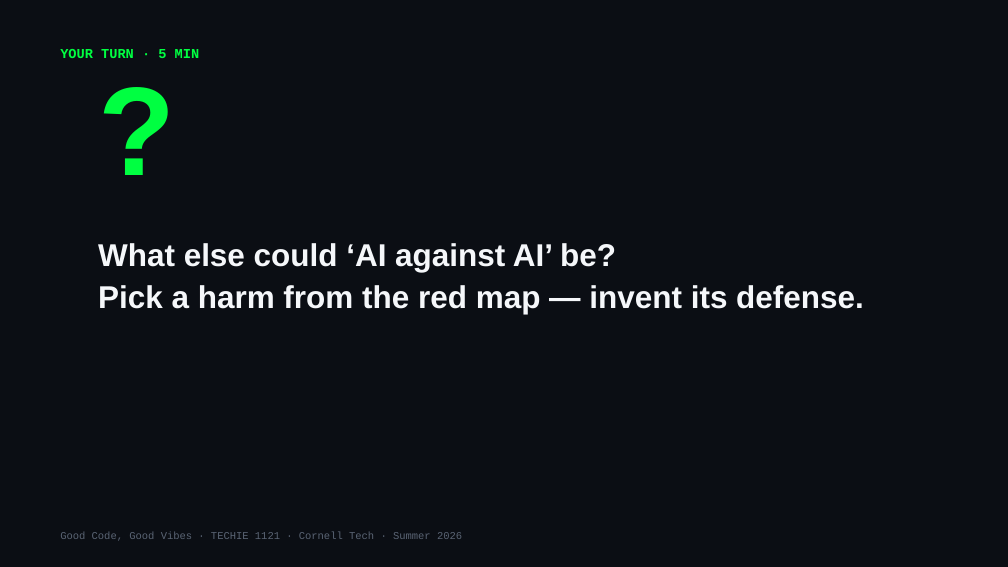
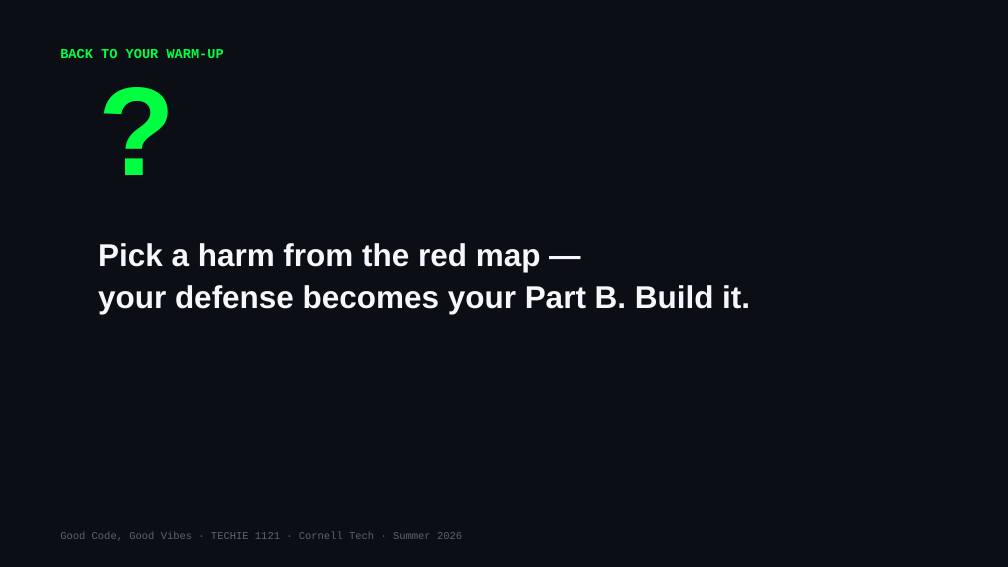
Before and after one commit to Cornell-Tech-Vibe-Coding-Summer-2026/website, a slide deck: slide 21 of slides/Week2-Wed-AI-Against-AI.pptx (slide 15 before the commit). Drawn at 1008x567 pixels with LibreOffice and Linux fonts; fonts in the diff are those of the drawing. Boxes give left, top, right and bottom in pixels: in the first picture for what was removed or moved away, otherwise in the second. Text is boxed around its words. In the diff, an @@ line names an element or a change of style, - is before the commit and + after.

```diff
--- a/slides/Week2-Wed-AI-Against-AI.pptx
+++ b/slides/Week2-Wed-AI-Against-AI.pptx
@@ text at [60, 49, 224, 58]: text changed @@
-YOUR TURN · 5 MIN
+BACK TO YOUR WARM-UP
@@ text at [98, 243, 750, 314]: text changed @@
-What else could ‘AI against AI’ be?
-Pick a harm from the red map — invent its defense.
+Pick a harm from the red map —
+your defense becomes your Part B. Build it.
```
Also in this commit, not shown: 2 other slides changed, 7 slides added, 1 other file.
